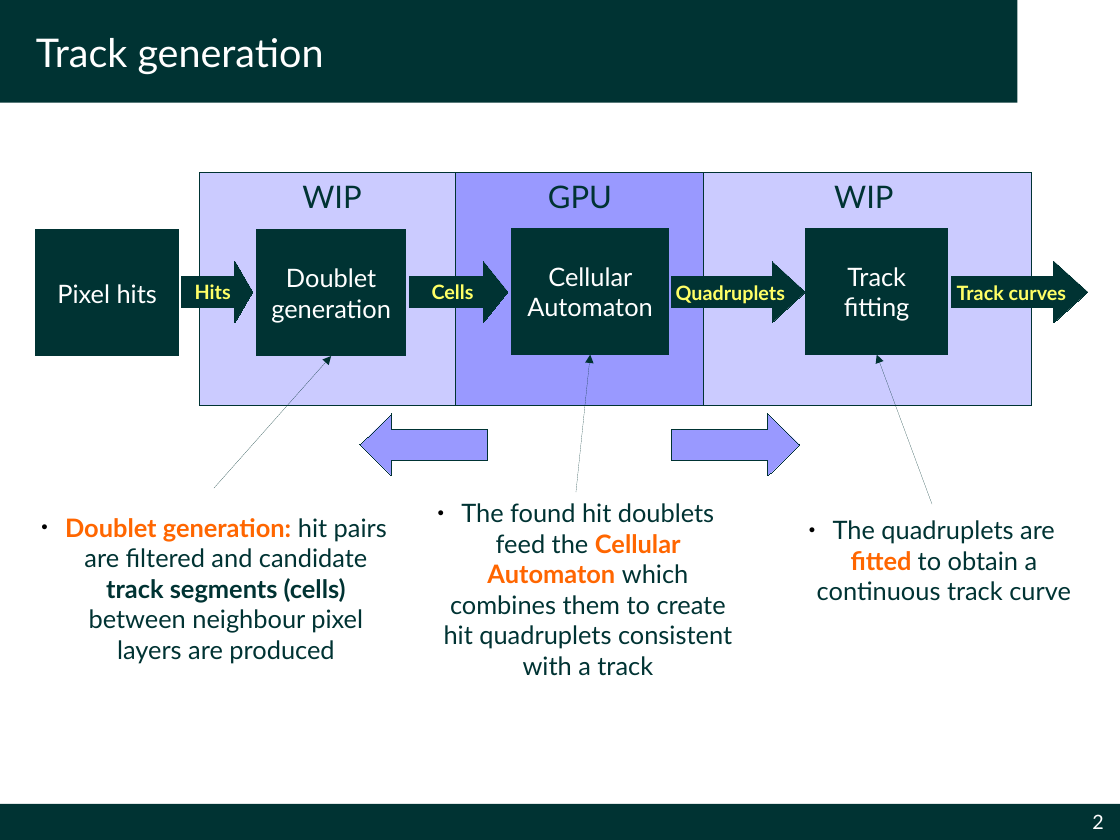
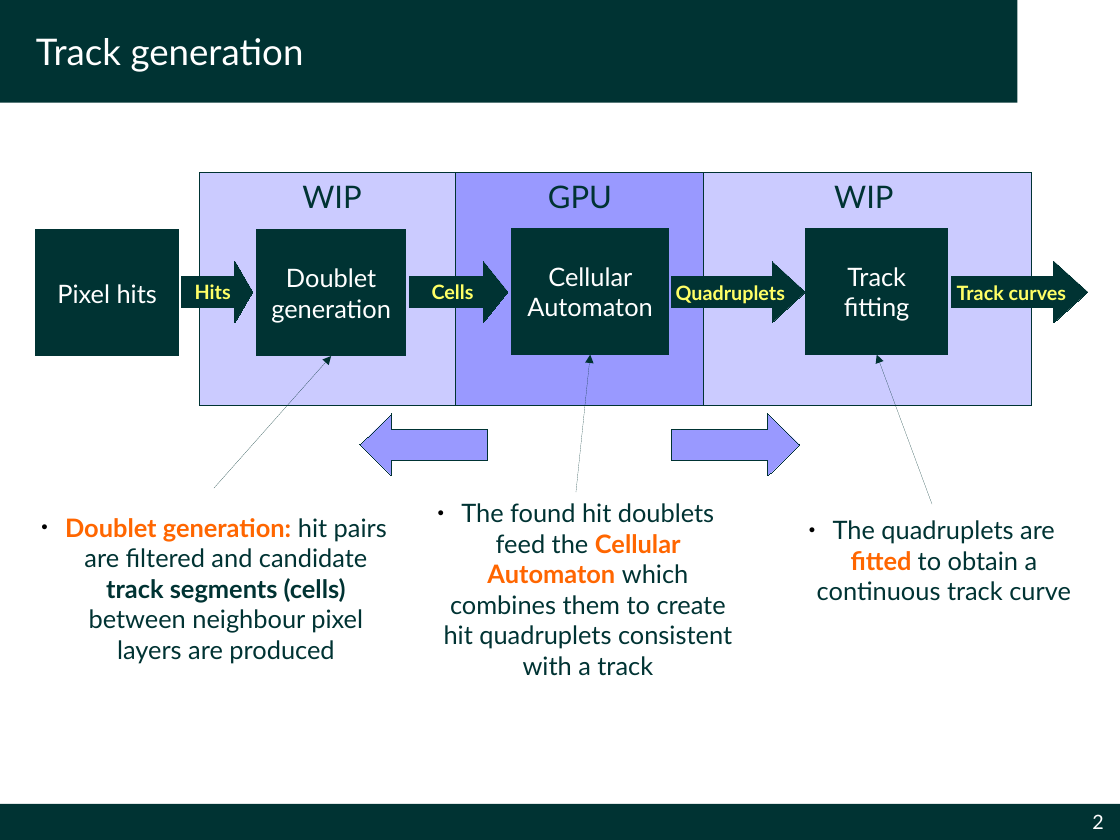
Before and after one commit to simonecid/MetropolisODP, a slide deck: slide 2 of Demo.odp. Drawn at 1120x840 pixels with LibreOffice and Linux fonts; fonts in the diff are those of the drawing; background and template pictures are left out. Boxes give left, top, right and bottom in pixels: in the first picture for what was removed or moved away, otherwise in the second. Text is boxed around its words. In the diff, an @@ line names an element or a change of style, - is before the commit and + after.

```diff
--- a/Demo.odp
+++ b/Demo.odp
@@ title "Track generation" at box(0, 0, 1017, 103): size 28 to 26 pt @@
```
Also in this commit, not shown: 3 other slides changed, 2 other files.
